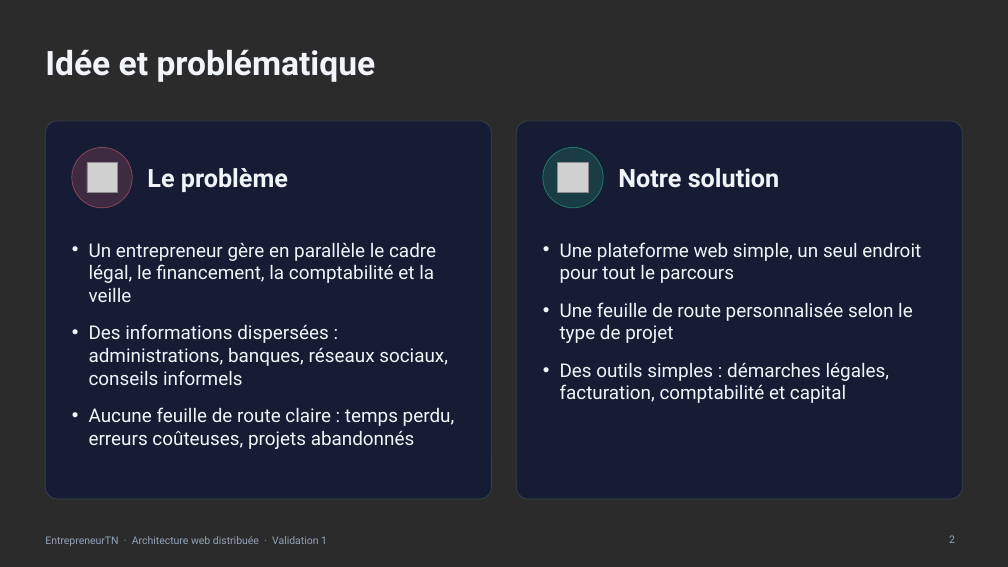
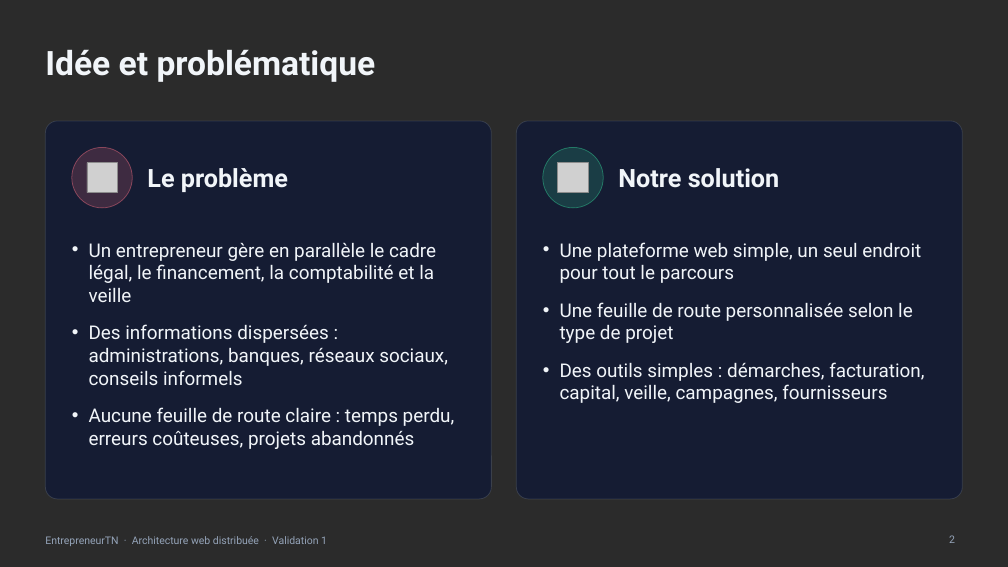
Before and after one commit to BadisBeji/EntrepreneurTN-4SSA10, a slide deck: slide 2 of Documentation/Presentation/Presentation_EntrepreneurTN.pptx. Drawn at 1008x567 pixels with LibreOffice and Linux fonts; fonts in the diff are those of the drawing; grey boxes stand for pictures; background and template pictures are left out; a plain dark background stands for a picture behind light text. Boxes give left, top, right and bottom in pixels: in the first picture for what was removed or moved away, otherwise in the second. Text is boxed around its words. In the diff, an @@ line names an element or a change of style, - is before the commit and + after.

```diff
--- a/Documentation/Presentation/Presentation_EntrepreneurTN.pptx
+++ b/Documentation/Presentation/Presentation_EntrepreneurTN.pptx
@@ text at bbox=[560, 362, 924, 403]: text changed @@
-• Des outils simples : démarches légales, facturation, comptabilité et capital
+• Des outils simples : démarches, facturation, capital, veille, campagnes, fournisseurs
```
Also in this commit, not shown: 9 other slides changed, 2 slides added, 17 other files.
